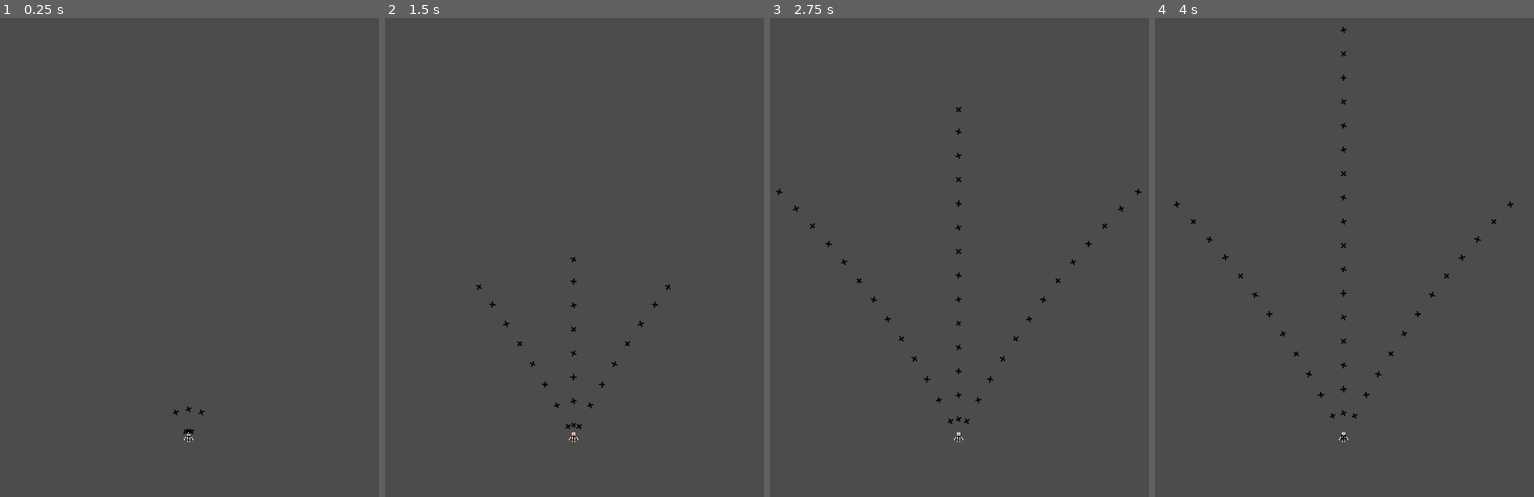
Above: before the commit, frames 1-4 (left to right).
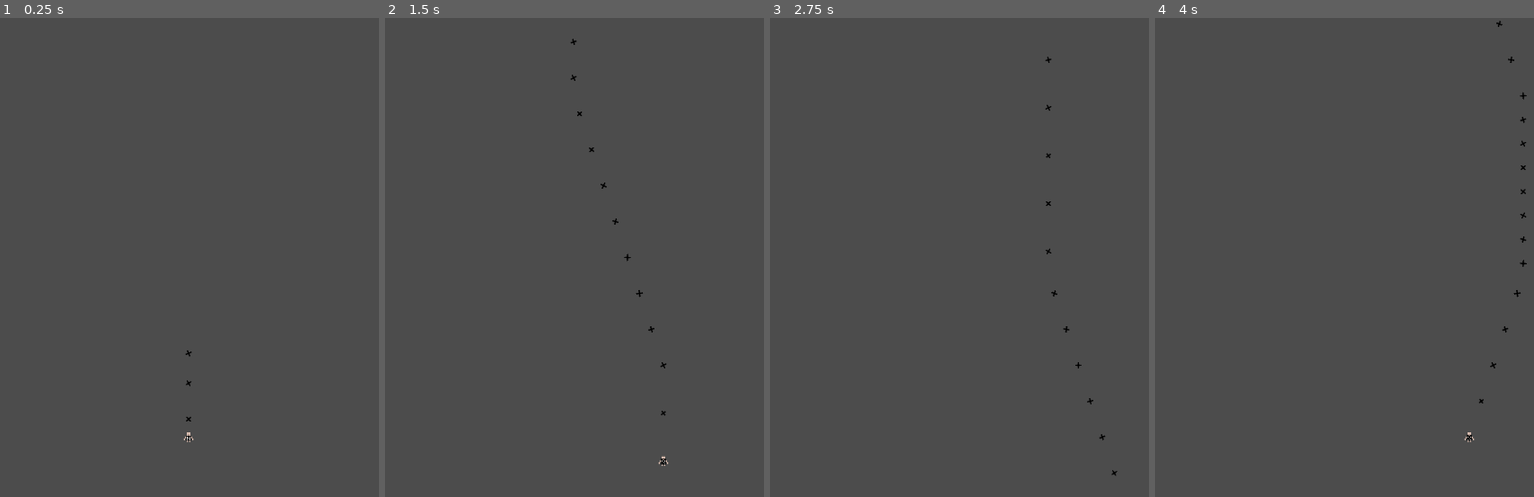
Above: after the commit, the same moments.

Repository: Killer66562/DMK_CS
Game: Godot game, scene res://scenes/players/MalePlayer.tscn
Same seed, same stepped clock (60 frames per second), same inputs: the game is played once before the commit and once after it. The project has no main scene, so this scene is started directly.
Inputs:
- Up to frame 1 (0.25 s): no input
- Up to frame 2 (1.5 s): tap Enter at 0.5 s; hold Right (move_right, bound only after the commit) 0.53-1.28 s; hold Down (move_down, bound only after the commit) from 1.28 s (still down)
- Up to frame 3 (2.75 s): release Down (move_down, bound only after the commit) at 2.03 s; hold Right (move_right, bound only after the commit) from 2.03 s (still down)
- Up to frame 4 (4 s): release Right (move_right, bound only after the commit) at 2.78 s; hold Up (move_up, bound only after the commit) 2.78-3.53 s; hold Left (move_left, bound only after the commit) from 3.53 s (still down)

The runs differ from the first frame. In frame 1, less than 0.1% of the frame differs, in the area x 45-55%, y 69-87%; in frame 2, 0.4%; in frame 3, 0.5%; in frame 4, 0.6%, in the area x 4-99%, y 0-89%.

Commit message:
IDK wtf I do!

Diff:
--- a/project.godot
+++ b/project.godot
@@ -19,6 +19,16 @@
 "language": "GDScript",
 "path": "res://scripts/character.gd"
 }, {
+"base": "Item",
+"class": "HealingItem",
+"language": "GDScript",
+"path": "res://scripts/healing_item.gd"
+}, {
+"base": "Area2D",
+"class": "Item",
+"language": "GDScript",
+"path": "res://scripts/item.gd"
+}, {
 "base": "Player",
 "class": "MalePlayer",
 "language": "GDScript",
@@ -29,7 +39,7 @@
 "language": "GDScript",
 "path": "res://scripts/mob.gd"
 }, {
-"base": "Node2D",
+"base": "Area2D",
 "class": "MobSpawner",
 "language": "GDScript",
 "path": "res://scripts/mob_spawner.gd"
@@ -39,6 +49,16 @@
 "language": "GDScript",
 "path": "res://scripts/player.gd"
 }, {
+"base": "Item",
+"class": "PowerItem",
+"language": "GDScript",
+"path": "res://scripts/power_item.gd"
+}, {
+"base": "Item",
+"class": "ScoreItem",
+"language": "GDScript",
+"path": "res://scripts/score_item.gd"
+}, {
 "base": "Bullet",
 "class": "TestBullet",
 "language": "GDScript",
@@ -47,10 +67,14 @@
 _global_script_class_icons={
 "Bullet": "",
 "Character": "",
+"HealingItem": "",
+"Item": "",
 "MalePlayer": "",
 "Mob": "",
 "MobSpawner": "",
 "Player": "",
+"PowerItem": "",
+"ScoreItem": "",
 "TestBullet": ""
 }
 
@@ -64,6 +88,29 @@
 window/size/width=1200
 window/size/height=800
 
+[input]
+
+move_right={
+"deadzone": 0.5,
+"events": [ Object(InputEventKey,"resource_local_to_scene":false,"resource_name":"","device":0,"alt":false,"shift":false,"control":false,"meta":false,"command":false,"pressed":false,"scancode":16777233,"unicode":0,"echo":false,"script":null)
+ ]
+}
+move_left={
+"deadzone": 0.5,
+"events": [ Object(InputEventKey,"resource_local_to_scene":false,"resource_name":"","device":0,"alt":false,"shift":false,"control":false,"meta":false,"command":false,"pressed":false,"scancode":16777231,"unicode":0,"echo":false,"script":null)
+ ]
+}
+move_down={
+"deadzone": 0.5,
+"events": [ Object(InputEventKey,"resource_local_to_scene":false,"resource_name":"","device":0,"alt":false,"shift":false,"control":false,"meta":false,"command":false,"pressed":false,"scancode":16777234,"unicode":0,"echo":false,"script":null)
+ ]
+}
+move_up={
+"deadzone": 0.5,
+"events": [ Object(InputEventKey,"resource_local_to_scene":false,"resource_name":"","device":0,"alt":false,"shift":false,"control":false,"meta":false,"command":false,"pressed":false,"scancode":16777232,"unicode":0,"echo":false,"script":null)
+ ]
+}
+
 [rendering]
 
 environment/default_environment="res://default_env.tres"
--- /dev/null
+++ b/scenes/Item.tscn
@@ -0,0 +1,12 @@
+[gd_scene load_steps=2 format=2]
+
+[ext_resource path="res://scripts/item.gd" type="Script" id=1]
+
+[node name="Item" type="Area2D"]
+script = ExtResource( 1 )
+
+[node name="AnimatedSprite" type="AnimatedSprite" parent="."]
+playing = true
+
+[node name="CollisionShape2D" type="CollisionShape2D" parent="."]
+[connection signal="area_entered" from="." to="." method="_on_Item_area_entered"]
--- a/scenes/Mob.tscn
+++ b/scenes/Mob.tscn
@@ -1,12 +1,13 @@
-[gd_scene load_steps=3 format=2]
+[gd_scene load_steps=4 format=2]
 
 [ext_resource path="res://scenes/Character.tscn" type="PackedScene" id=1]
 [ext_resource path="res://scripts/mob.gd" type="Script" id=2]
+[ext_resource path="res://scenes/Bullet.tscn" type="PackedScene" id=3]
 
-[node name="Mob" instance=ExtResource( 1 )]
+[node name="Mob" groups=[
+"mob",
+] instance=ExtResource( 1 )]
 script = ExtResource( 2 )
+BulletTypes = [ ExtResource( 3 ) ]
 
-[node name="Area2D" parent="." index="0" groups=[
-"mob",
-]]
-[connection signal="area_entered" from="Area2D" to="." method="_on_Area2D_area_entered"]
+[node name="MoveTimer" type="Timer" parent="." index="3"]
--- a/scenes/MobSpawner.tscn
+++ b/scenes/MobSpawner.tscn
@@ -1,13 +1,30 @@
-[gd_scene load_steps=3 format=2]
+[gd_scene load_steps=6 format=2]
 
 [ext_resource path="res://scripts/mob_spawner.gd" type="Script" id=1]
-[ext_resource path="res://scenes/Bullet.tscn" type="PackedScene" id=2]
+[ext_resource path="res://scenes/Mob.tscn" type="PackedScene" id=2]
+[ext_resource path="res://assets/mob_spawner.png" type="Texture" id=3]
 
-[node name="MobSpawner" type="Node2D"]
+[sub_resource type="SpriteFrames" id=1]
+animations = [ {
+"frames": [ ExtResource( 3 ) ],
+"loop": true,
+"name": "default",
+"speed": 5.0
+} ]
+
+[sub_resource type="RectangleShape2D" id=2]
+extents = Vector2( 12, 12 )
+
+[node name="MobSpawner" type="Area2D"]
 script = ExtResource( 1 )
 MobTypes = [ ExtResource( 2 ) ]
 
-[node name="Sprite" type="Sprite" parent="."]
+[node name="AnimatedSprite" type="AnimatedSprite" parent="."]
+frames = SubResource( 1 )
 
 [node name="Timer" type="Timer" parent="."]
+
+[node name="CollisionShape2D" type="CollisionShape2D" parent="."]
+shape = SubResource( 2 )
+[connection signal="area_entered" from="." to="." method="_on_MobSpawner_area_entered"]
 [connection signal="timeout" from="Timer" to="." method="_on_Timer_timeout"]
--- a/scenes/Player.tscn
+++ b/scenes/Player.tscn
@@ -23,7 +23,6 @@
 [node name="AnimatedSprite" parent="." index="1"]
 frames = SubResource( 1 )
 animation = "invincible"
-frame = 1
 
 [node name="InvincibleTimer" type="Timer" parent="." index="3"]
 one_shot = true
--- /dev/null
+++ b/scenes/items/HealingItem.tscn
@@ -0,0 +1,26 @@
+[gd_scene load_steps=6 format=2]
+
+[ext_resource path="res://scenes/Item.tscn" type="PackedScene" id=1]
+[ext_resource path="res://assets/healing_item.png" type="Texture" id=2]
+[ext_resource path="res://scripts/healing_item.gd" type="Script" id=3]
+
+[sub_resource type="SpriteFrames" id=1]
+animations = [ {
+"frames": [ ExtResource( 2 ), null ],
+"loop": true,
+"name": "default",
+"speed": 5.0
+} ]
+
+[sub_resource type="RectangleShape2D" id=2]
+extents = Vector2( 6, 6 )
+
+[node name="HealingItem" instance=ExtResource( 1 )]
+script = ExtResource( 3 )
+
+[node name="AnimatedSprite" parent="." index="0"]
+frames = SubResource( 1 )
+frame = 1
+
+[node name="CollisionShape2D" parent="." index="1"]
+shape = SubResource( 2 )
--- /dev/null
+++ b/scenes/items/PowerItem.tscn
@@ -0,0 +1,26 @@
+[gd_scene load_steps=6 format=2]
+
+[ext_resource path="res://scenes/Item.tscn" type="PackedScene" id=1]
+[ext_resource path="res://assets/power_item.png" type="Texture" id=2]
+[ext_resource path="res://scripts/power_item.gd" type="Script" id=3]
+
+[sub_resource type="SpriteFrames" id=1]
+animations = [ {
+"frames": [ ExtResource( 2 ), null ],
+"loop": true,
+"name": "default",
+"speed": 5.0
+} ]
+
+[sub_resource type="RectangleShape2D" id=2]
+extents = Vector2( 6, 6 )
+
+[node name="PowerItem" instance=ExtResource( 1 )]
+script = ExtResource( 3 )
+
+[node name="AnimatedSprite" parent="." index="0"]
+frames = SubResource( 1 )
+frame = 1
+
+[node name="CollisionShape2D" parent="." index="1"]
+shape = SubResource( 2 )
--- /dev/null
+++ b/scenes/items/ScoreItem.tscn
@@ -0,0 +1,26 @@
+[gd_scene load_steps=6 format=2]
+
+[ext_resource path="res://scenes/Item.tscn" type="PackedScene" id=1]
+[ext_resource path="res://scripts/score_item.gd" type="Script" id=2]
+[ext_resource path="res://assets/score_item.png" type="Texture" id=3]
+
+[sub_resource type="SpriteFrames" id=1]
+animations = [ {
+"frames": [ ExtResource( 3 ), null ],
+"loop": true,
+"name": "default",
+"speed": 5.0
+} ]
+
+[sub_resource type="RectangleShape2D" id=2]
+extents = Vector2( 6, 6 )
+
+[node name="ScoreItem" instance=ExtResource( 1 )]
+script = ExtResource( 2 )
+
+[node name="AnimatedSprite" parent="." index="0"]
+frames = SubResource( 1 )
+frame = 1
+
+[node name="CollisionShape2D" parent="." index="1"]
+shape = SubResource( 2 )
--- a/scenes/players/MalePlayer.tscn
+++ b/scenes/players/MalePlayer.tscn
@@ -24,9 +24,11 @@
 
 [node name="MalePlayer" instance=ExtResource( 1 )]
 script = ExtResource( 3 )
+speed = 200.0
 health = 10
-shoot_cooldown = 0.2
+shoot_cooldown = 0.1
 BulletType = ExtResource( 4 )
+bullet_speed = 600
 
 [node name="CollisionShape2D" parent="CollisionArea" index="0"]
 shape = SubResource( 1 )
@@ -34,4 +36,3 @@
 [node name="AnimatedSprite" parent="." index="1"]
 frames = SubResource( 2 )
 animation = "default"
-frame = 0
--- /dev/null
+++ b/scripts/healing_item.gd
@@ -0,0 +1,5 @@
+class_name HealingItem
+extends Item
+
+
+export var health := 1
--- /dev/null
+++ b/scripts/item.gd
@@ -0,0 +1,15 @@
+class_name Item
+extends Area2D
+
+
+export var speed := 0.0
+export var velocity := Vector2(0, 0)
+
+
+func _on_Item_area_entered(area):
+	if area.is_in_group("player_area"):
+		queue_free()
+
+
+func _process(delta):
+	position += velocity * speed * delta
--- a/scripts/male_player.gd
+++ b/scripts/male_player.gd
@@ -13,12 +13,12 @@
 
 func _shoot_bullet() -> void:
 	._shoot_bullet()
-	for i in range(-1, 2):
+	for i in range(-power, power + 1):
 		var bullet: Bullet = BulletType.instance()
 		bullet.add_to_group("player_bullet")
 		bullet.position = position
-		bullet.speed = 200
-		bullet.velocity = Vector2(sin(PI / 6 * i), -1).normalized()
+		bullet.speed = bullet_speed
+		bullet.velocity = Vector2(sin(PI / 12 * i), -1).normalized()
 		bullet.angular_velocity = PI / 24 * i
 		bullet.rotate_velocity = PI / 2
 		bullet.rotate_acceleration = PI / 6
@@ -26,6 +26,22 @@
 
 
 func _process(delta: float) -> void:
+	var velocity_next = Vector2(0, 0)
+
+	if Input.is_action_pressed("move_right"):
+		velocity_next.x += 1
+	if Input.is_action_pressed("move_left"):
+		velocity_next.x -= 1
+	if Input.is_action_pressed("move_down"):
+		velocity_next.y += 1
+	if Input.is_action_pressed("move_up"):
+		velocity_next.y -= 1
+
+	velocity_next = velocity_next.normalized()
+
+	position += velocity_next * speed * delta
+	emit_signal("position_update")
+
 	if can_shoot:
 		_shoot_bullet()
 
--- a/scripts/mob.gd
+++ b/scripts/mob.gd
@@ -7,10 +7,15 @@
 
 #Only use the types that extends Bullet
 #Overwrite it in _init() of the children classes
-var BulletTypes = [Bullet]
+export (Array, PackedScene) var BulletTypes
 
 
 onready var bullet_types_size = BulletTypes.size()
+onready var can_move = false
+
+
+func update_player_position(pos: Vector2):
+	player_position = pos
 
 
 func _ready() -> void:
@@ -23,19 +28,18 @@
 		push_error("At least one type of Bullet is required")
 		get_tree().quit()
 	for BulletType in BulletTypes:
-		var instance = BulletType.new()
+		var instance = BulletType.instance()
 		if not instance as Bullet:
 			instance.queue_free()
 			push_error("Only Bullet type is allowed")
 			get_tree().quit()
 		instance.queue_free()
-	print("Test passed!")
 
 
 func _shoot_bullet() -> void:
 	var index = randi() % bullet_types_size
 	var BulletType = BulletTypes[index]
-	var bullet : Bullet = BulletType.new()
+	var bullet : Bullet = BulletType.instance()
 	bullet.position = position
 	bullet.velocity = Vector2(0, 1)
 	get_tree().root.add_child(bullet)
--- a/scripts/mob_spawner.gd
+++ b/scripts/mob_spawner.gd
@@ -1,16 +1,17 @@
 class_name MobSpawner
-extends Node2D
+extends Area2D
 
-#Only classes that extended Mob are allowed
-#Overwrite it in _init() of the children classes
+
 export (Array, PackedScene) var MobTypes = []
 
 
 signal mob_spawn(mob)
 
 
-export var spawn_radius := 0.0
-export var spawn_cooldown := 0.3
+export var health := 100
+export var spawn_radius := 200
+export var spawn_cooldown := 1.0
+export var max_mob_spawn_per_time := 5
 
 
 onready var stopped := false
@@ -31,23 +32,22 @@
 			get_tree().quit()
 			return
 		instance.queue_free()
-	print("Test passed!")
 
 
 func _spawn_mob() -> void:
-	var index = randi() % mob_types_size
-	var MobType = MobTypes[index]
-	var mob = MobType.instance()
-	var spawn_pos = position + Vector2(
-		rand_range(-spawn_radius, spawn_radius),
-		rand_range(-spawn_radius, spawn_radius)
-	)
-	spawn_pos.x = clamp(spawn_pos.x, 0, 400)
-	spawn_pos.y = clamp(spawn_pos.y, 0, 800)
-	mob.position = spawn_pos
-	mob.set_as_toplevel(true)
-	mob_spawned += 1
-	emit_signal("mob_spawn", mob)
+	for i in range(randi() % max_mob_spawn_per_time + 1):
+		var index = randi() % mob_types_size
+		var MobType = MobTypes[index]
+		var mob = MobType.instance()
+		var spawn_pos = position + Vector2(
+			rand_range(-spawn_radius, spawn_radius),
+			rand_range(-spawn_radius, spawn_radius)
+		)
+		print(spawn_pos)
+		mob.position = spawn_pos
+		get_tree().root.add_child(mob)
+		mob_spawned += 1
+		emit_signal("mob_spawn", mob)
 
 
 func _ready() -> void:
@@ -66,5 +66,9 @@
 		_spawn_mob()
 		if mob_spawned >= 5:
 			stopped = true
-	else:
-		$Timer.stop()
+			$Timer.stop()
+
+
+func _on_MobSpawner_area_entered(area):
+	if area.is_in_group("player_bullet"):
+		health -= area.damage
--- a/scripts/player.gd
+++ b/scripts/player.gd
@@ -2,8 +2,14 @@
 extends Character
 
 
+signal position_update
+
+
 export (PackedScene) var BulletType
+export var power := 0
 export var invinsible_sec := 5.0
+export var bullet_speed := 0
+export var bullet_velocity := Vector2(0, 0)
 
 
 onready var is_invincible = false
@@ -30,6 +36,7 @@
 
 
 func _process(delta: float) -> void:
+	emit_signal("position_update")
 	if can_shoot:
 		_shoot_bullet()
 
--- /dev/null
+++ b/scripts/power_item.gd
@@ -0,0 +1,5 @@
+class_name PowerItem
+extends Item
+
+
+export var power := 1
--- /dev/null
+++ b/scripts/score_item.gd
@@ -0,0 +1,5 @@
+class_name ScoreItem
+extends Item
+
+
+export var score := 2500
Binary file added: assets/healing_item.png
Not shown, added: assets/healing_item.png.import
Binary file added: assets/mob_spawner.png
Not shown, added: assets/mob_spawner.png.import
Binary file added: assets/power_item.png
Not shown, added: assets/power_item.png.import
Binary file added: assets/score_item.png
Not shown, added: assets/score_item.png.import
